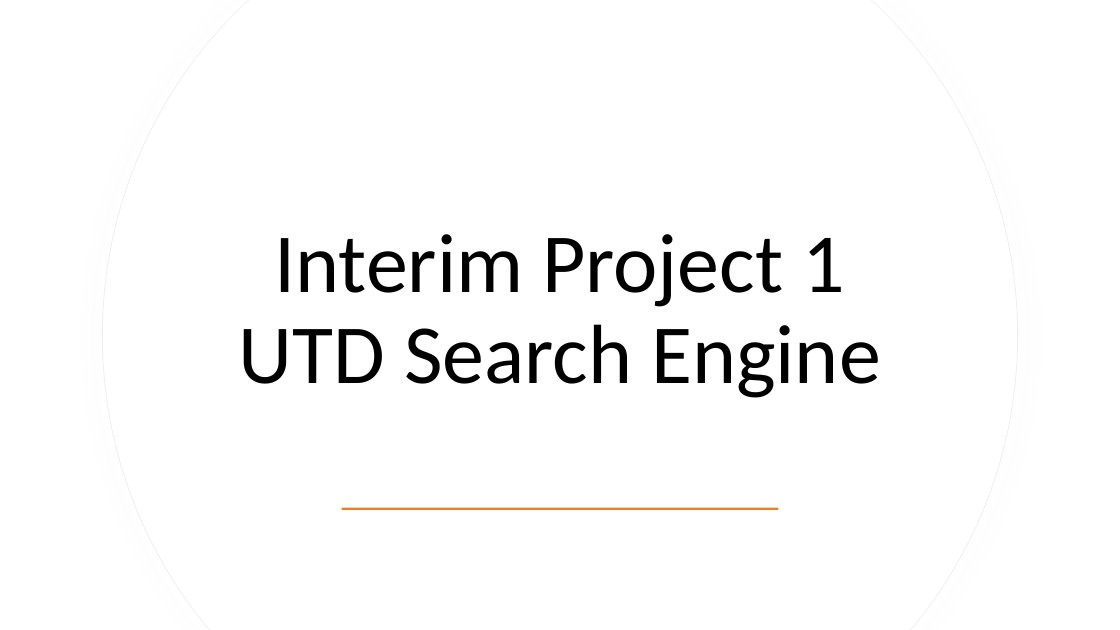
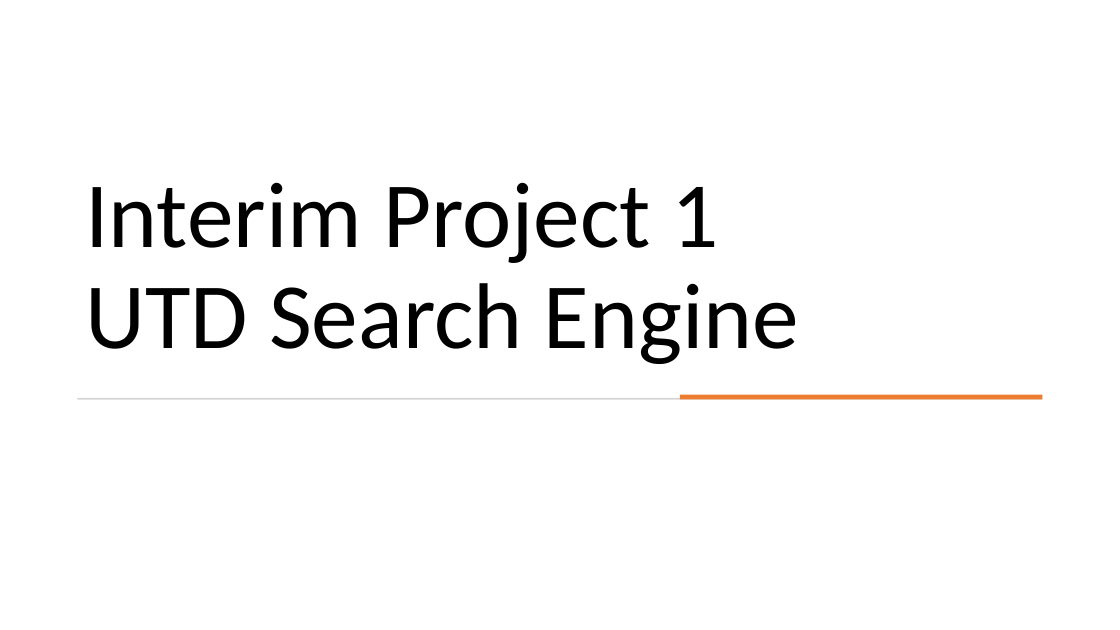
Before and after one commit to sukumar-varma/SearchEngine, a slide deck: slide 1 of docs/interim_project_1.pptx. Drawn at 1120x630 pixels with LibreOffice and Linux fonts; fonts in the diff are those of the drawing. Boxes give left, top, right and bottom in pixels: in the first picture for what was removed or moved away, otherwise in the second. Text is boxed around its words. In the diff, an @@ line names an element or a change of style, - is before the commit and + after.

```diff
--- a/docs/interim_project_1.pptx
+++ b/docs/interim_project_1.pptx
@@ freeform shape removed at <box>103,0,1018,630</box> @@
@@ freeform shape removed at <box>103,0,1017,630</box> @@
@@ title "Interim Project 1 UTD Search ...": place and size @@
-title "Interim Project 1 UTD Search ..." at <box>239,234,881,398</box>
+title "Interim Project 1 UTD Search ..." at <box>85,182,799,364</box>
@@ title "Interim Project 1 UTD Search ..." at <box>85,182,799,364</box>: size 72 to 80 pt; alignment centre to left; vertical alignment middle to bottom @@
@@ rectangle added at <box>77,398,1043,400</box>, fill #D5D5D5 @@
@@ rectangle at <box>680,395,1043,400</box>: rotation 0 to 90 degrees @@
```
Also in this commit, not shown: 8 other slides changed, 2 slides added, 2 slides removed.
